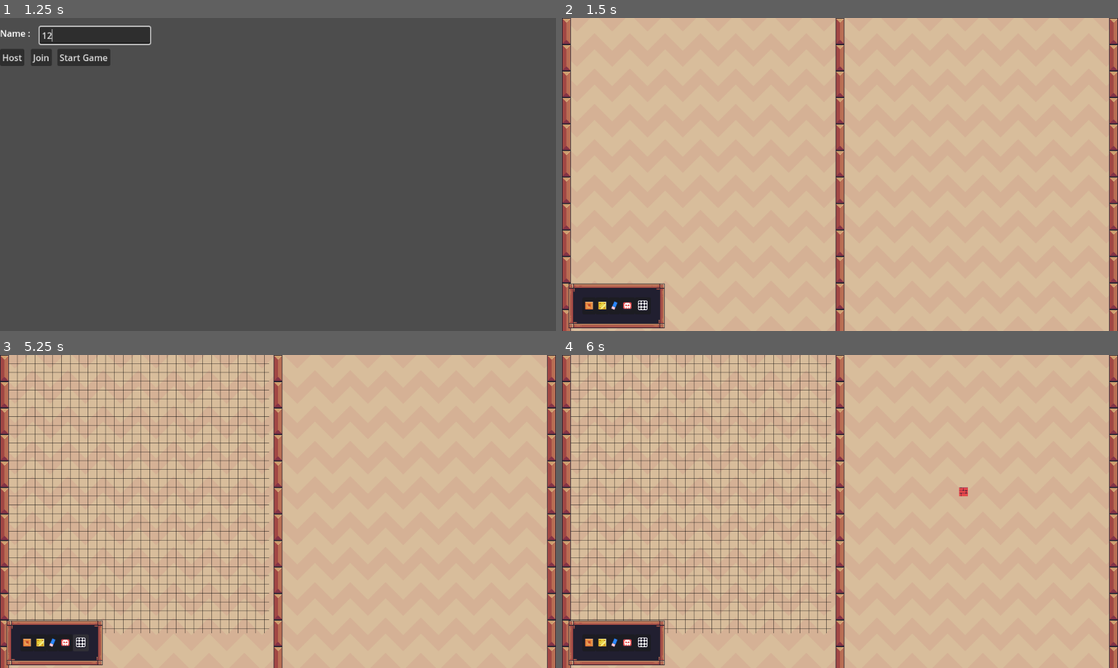
Above: before the commit, frames 1-4 (two rows, left to right).
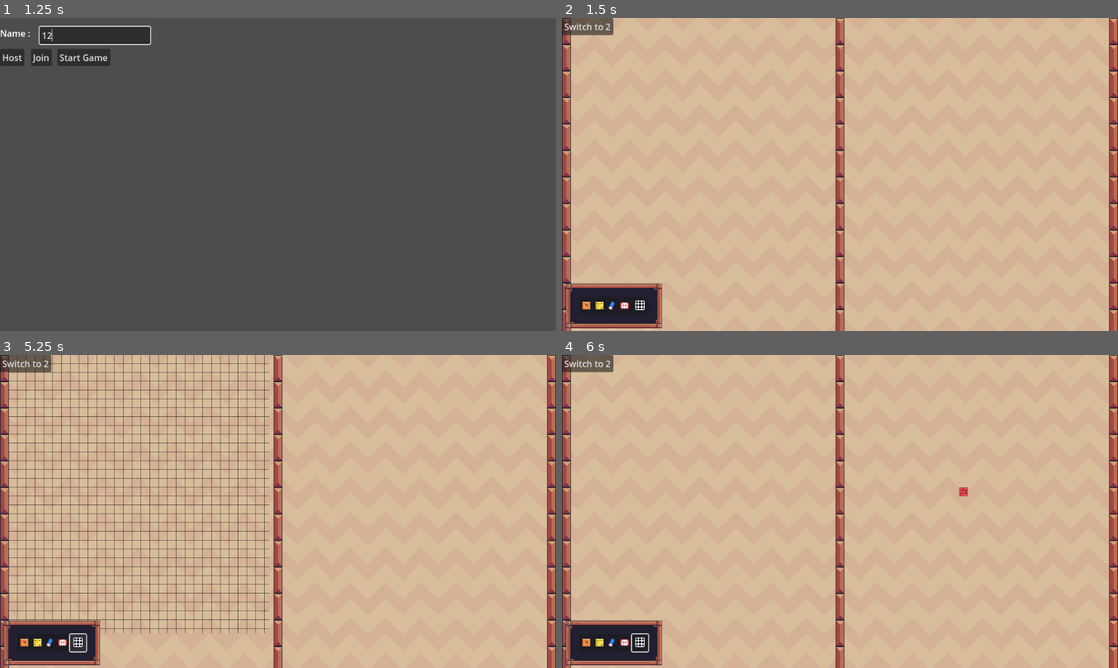
Above: after the commit, the same moments.

Repository: katsulon/Sly-Contest
Game: Godot game, scene res://Multiplayer/MultiplayerScene.tscn
The game is run twice, just before and just after one commit, with the same random seed, the same clock (stepped at 60 frames per second) and the same inputs.
Inputs (mouse positions are in pixels of both pictures, inside the frame that each line leads up to; where the layout moved, square brackets give the same spot in the first picture):
- Up to frame 1 (1.25 s): click (94, 36) at 0.52 s; type "12" at 0.6 s
- Up to frame 2 (1.5 s): click "Start Game" at 1.25 s
- Up to frame 3 (5.25 s): click (22, 642) [27, 642] at 2 s; click (38, 642) at 2.75 s; click (50, 642) at 3.5 s; click (61, 642) [66, 642] at 4.25 s; click (77, 642) [83, 642] at 5 s
- Up to frame 4 (6 s): tap Enter (ui_accept) at 5.75 s; move the mouse to (962, 495) at 5.77 s; press the mouse at (962, 495) at 5.78 s; hold Right (ui_right) from 5.78 s (still down)

Frame 1 is identical in both runs. In frame 2, 1.1% of the frame differs, in the area x 0-19%, y 0-100%; in frame 3, 1.1%; in frame 4, 8.5%, in the area x 0-49%, y 0-100%.
Error before the commit: Invalid access to property or key '1' on a base object of type 'Dictionary'. (res://Levels/level.gd:55)
Error after the commit: Invalid access to property or key '1' on a base object of type 'Dictionary'. (res://Levels/level.gd:57)

Commit message:
System to swap the level first idea

Diff:
--- a/Interfaces/UI.tscn
+++ b/Interfaces/UI.tscn
@@ -17,10 +17,10 @@
 [node name="CanvasLayer" type="CanvasLayer" parent="."]
 
 [node name="PanelContainer" type="PanelContainer" parent="CanvasLayer"]
-offset_left = 12.0
+offset_left = 7.0
 offset_top = 481.0
-offset_right = 138.0
-offset_bottom = 516.0
+offset_right = 157.0
+offset_bottom = 562.0
 
 [node name="MarginContainer" type="MarginContainer" parent="CanvasLayer/PanelContainer"]
 layout_mode = 2
@@ -60,6 +60,4 @@
 
 [node name="ToggleGrid" type="Button" parent="CanvasLayer/PanelContainer/MarginContainer/GridContainer"]
 layout_mode = 2
-focus_mode = 0
-icon = ExtResource("5_cok1u")
-metadata/_edit_use_anchors_ = true
+icon = ExtResource("5_vvs6a")
--- a/Levels/level.gd
+++ b/Levels/level.gd
@@ -34,6 +34,8 @@
 var start = Vector2i(0,0)
 var end = Vector2i(0,0)
 
+var player = load("res://Characters/player.gd")
+
 var erase_text = Vector2i(18,5)
 func _ready():
 	btn1.connect("pressed", _on_button_pressed)
@@ -48,7 +50,7 @@
 			if spawn.name == str(index):
 				currentPlayer.global_position = spawn.global_position
 		index += 1
-	pass
+
 	if $MultiplayerSynchronizer.get_multiplayer_authority() == multiplayer.get_unique_id():
 		start = startBlockCoords(padding)
 		end = finishBlockCoords(start, padding)
@@ -118,6 +120,21 @@
 func _on_button_3_pressed():
 	bloc_coord = erase_text
 
+
+func _on_button4_pressed():
+	rpc("switchPos")
+
+@rpc("any_peer", "call_local")
+func switchPos():
+
+	if $MultiplayerSynchronizer.get_multiplayer_authority() == multiplayer.get_unique_id():
+			GameManager.Players[multiplayer.get_unique_id()].spawn = Vector2i(spawnPos(start).x + 496, spawnPos(start).y)
+	else:
+		while start == Vector2i(0,0):
+			await get_tree().create_timer(0.000001).timeout
+		GameManager.Players[multiplayer.get_unique_id()].spawn = spawnPos(start)
+	player.kill()
+
 func _input(event):
 	if Input.is_action_pressed("click"):
 		var mouse_pos = get_global_mouse_position()
--- a/Levels/level.tscn
+++ b/Levels/level.tscn
@@ -524,3 +524,10 @@
 
 [node name="MultiplayerSynchronizer" type="MultiplayerSynchronizer" parent="."]
 replication_config = SubResource("SceneReplicationConfig_a7qin")
+
+[node name="Button" type="Button" parent="."]
+offset_right = 8.0
+offset_bottom = 8.0
+text = "Switch to 2"
+
+[connection signal="pressed" from="Button" to="." method="_on_button4_pressed"]
Not shown: 1 places in Interfaces/UI.tscn that only renumber resources
